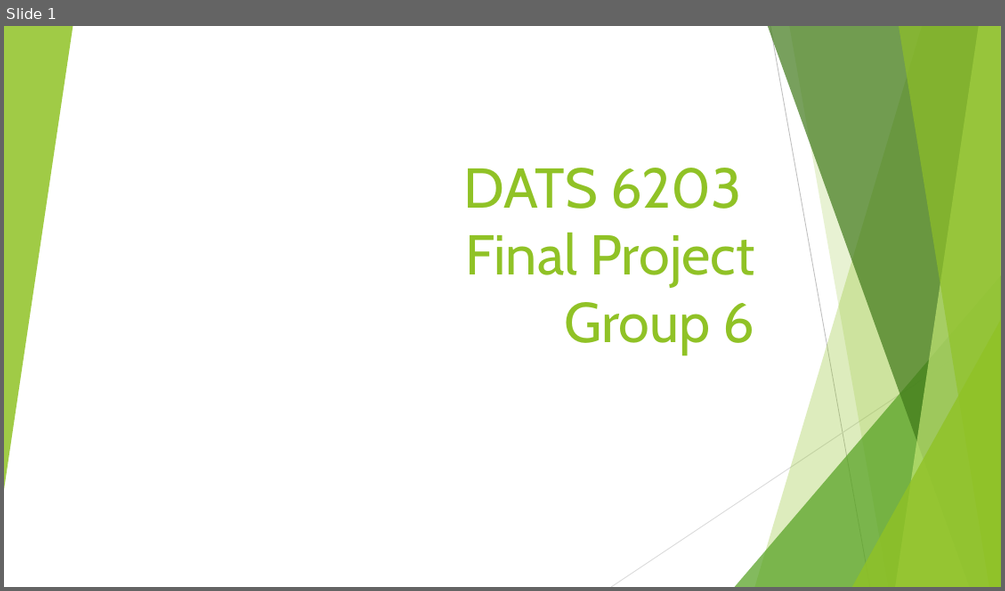
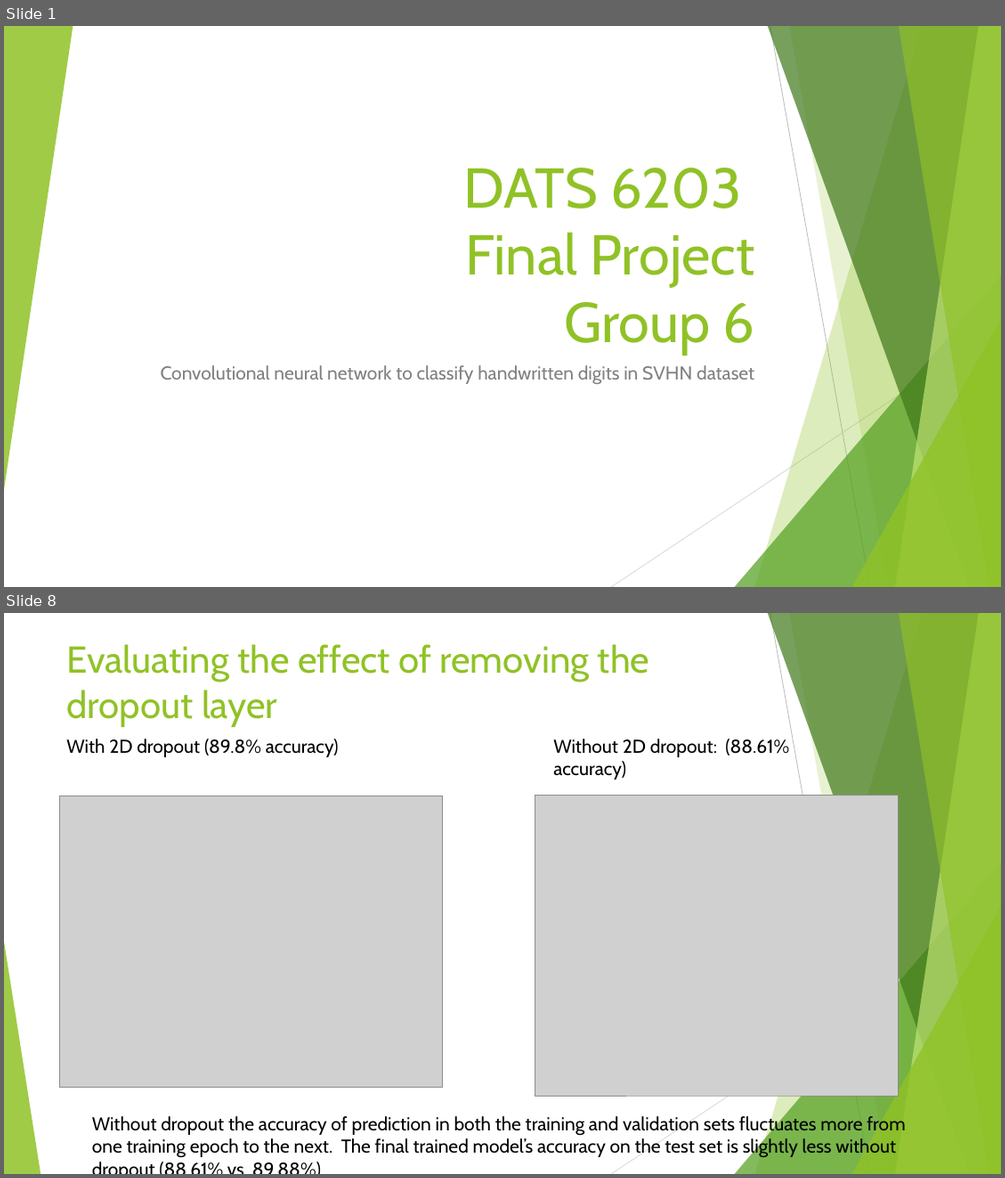
Before and after one commit to josephhaaga/Final-Project-Group6, a slide deck: Final-Group-Presentation/final group presentation.pptx. Shown one above the other, each under a label of ours: slide 1 before the commit, slides 1 and 8 after it; the slides between them are not shown. The pictures are 1005x591 and 1005x1178 pixels, drawn with LibreOffice and Linux fonts; fonts in the diff are those of the drawing; grey boxes stand for pictures. Boxes give left, top, right and bottom in pixels: in the first picture for what was removed or moved away, otherwise in the second. Text is boxed around its words. In the diff, an @@ line names an element or a change of style, - is before the commit and + after.

```diff
--- a/Final-Group-Presentation/final group presentation.pptx
+++ b/Final-Group-Presentation/final group presentation.pptx
@@ slide 8 added at [4, 613, 1001, 1174], background #FFFFFF; not listed: 9 template elements that a slide beside it also shows @@
@@ title added at [67, 644, 649, 727], 36 pt, text #90C226 @@
+Evaluating the effect of removing the dropout layer
@@ text added at [66, 738, 339, 757], 18 pt, text #000000 @@
+With 2D dropout (89.8% accuracy)
@@ text added at [553, 738, 789, 779], 18 pt, text #000000 @@
+Without 2D dropout: (88.61% accuracy)
@@ picture added at [59, 795, 443, 1087] @@
@@ picture added at [535, 795, 898, 1095] @@
@@ triangle added at [4, 941, 40, 1174], fill #90C226 at 85% opacity @@
@@ text added at [92, 1114, 905, 1159], 18 pt, text #000000 @@
+Without dropout the accuracy of prediction in both the training and validation sets fluctuates more from one training epoch to the next. The final trained model’s accuracy on the test set is slightly less without dropout (88.61% vs. 89.88%)
@@ slide 1 changed as well @@
@@ subtitle added at [161, 365, 754, 384], 18 pt, text #808080 @@
+Convolutional neural network to classify handwritten digits in SVHN dataset
```
Also in this commit, not shown: 4 other slides changed, 8 other slides added, 2 slides removed, 1 other file.
